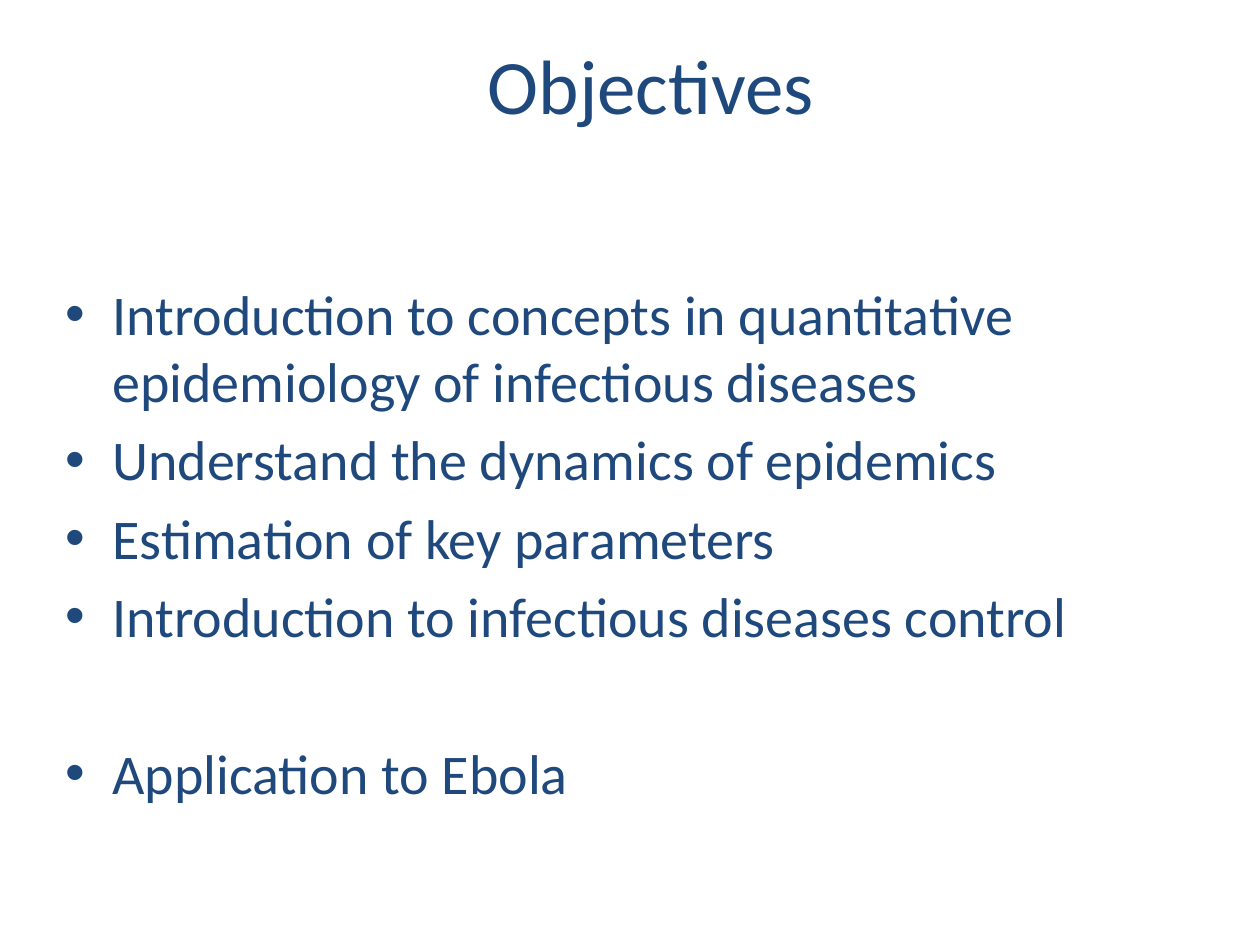
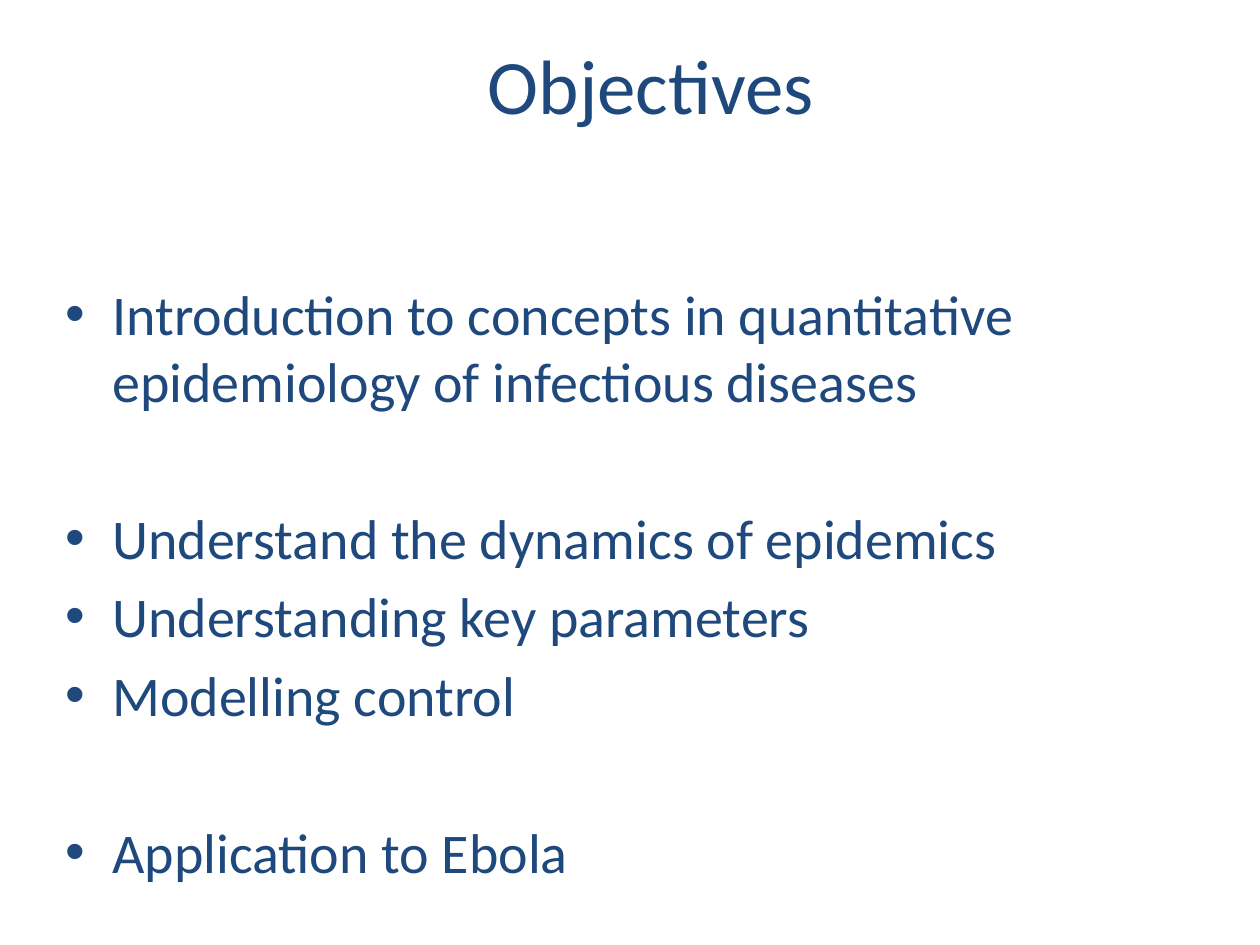
Before and after one commit to reconhub/learn, a slide deck: slide 4 of static/slides/compartmental-ebola/compartmental-ebola.pptx (slide 2 before the commit). Drawn at 1260x945 pixels with LibreOffice and Linux fonts; fonts in the diff are those of the drawing; background and template pictures are left out. Boxes give left, top, right and bottom in pixels: in the first picture for what was removed or moved away, otherwise in the second. Text is boxed around its words. In the diff, an @@ line names an element or a change of style, - is before the commit and + after.

```diff
--- a/static/slides/compartmental-ebola/compartmental-ebola.pptx
+++ b/static/slides/compartmental-ebola/compartmental-ebola.pptx
@@ text at <box>112,598,809,726</box>: text changed @@
-• Estimation of key parameters
-• Introduction to infectious diseases control
+• Understanding key parameters
+• Modelling control
```
Also in this commit, not shown: 6 other slides changed, 2 slides added, 5 other files.
